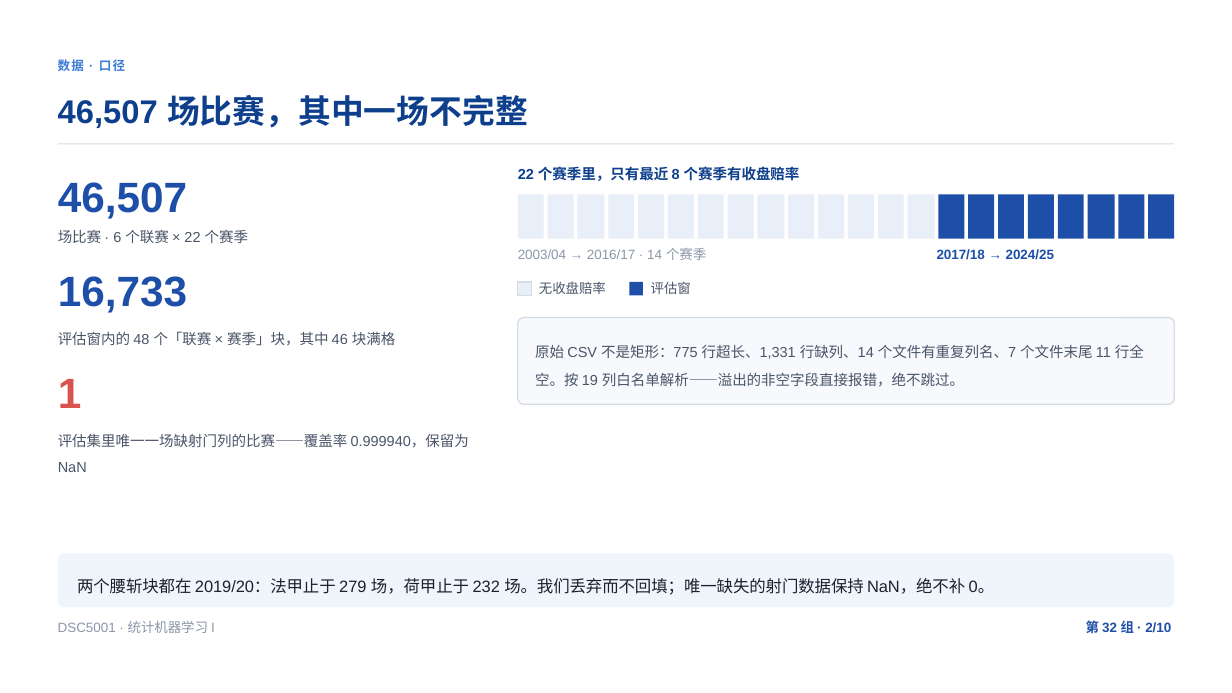
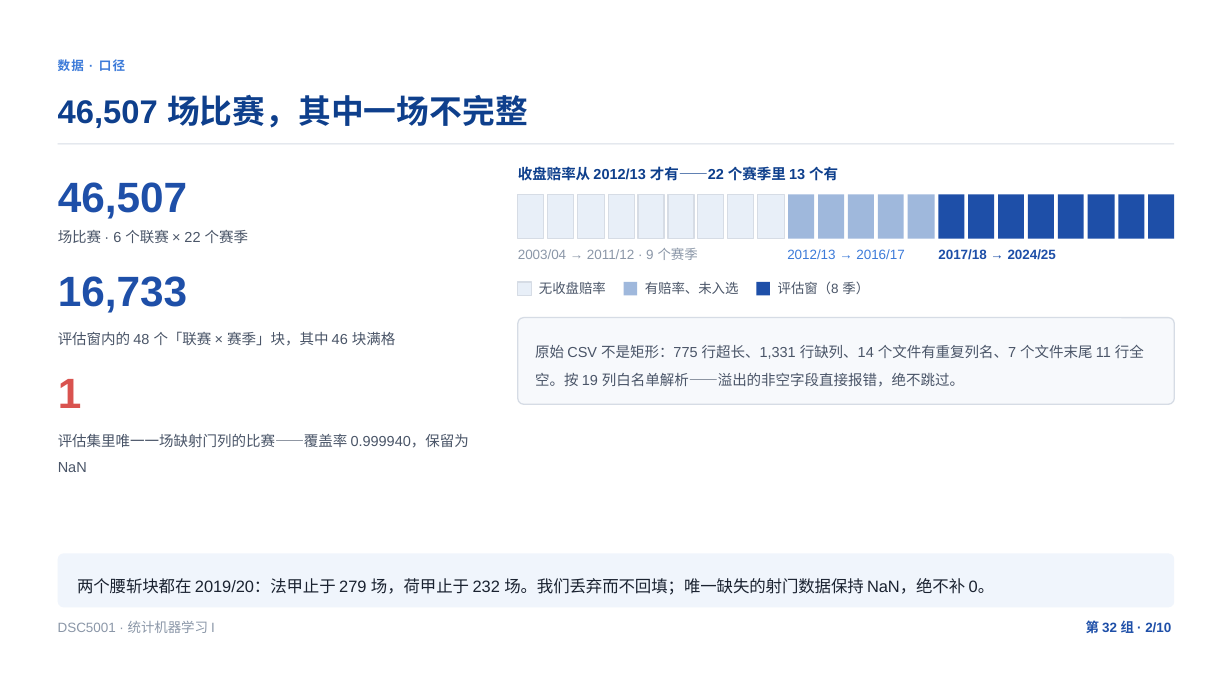
Before and after one commit to XHH-Coco/Football-Calibration, a slide deck: slide 2 of products/slides/Market-Audit/Market-Audit-CN.pptx. Drawn at 1232x693 pixels with LibreOffice and Linux fonts; fonts in the diff are those of the drawing. Boxes give left, top, right and bottom in pixels: in the first picture for what was removed or moved away, otherwise in the second. Text is boxed around its words. In the diff, an @@ line names an element or a change of style, - is before the commit and + after.

Commit message:
英文讲稿（五人五段 · 7:50 · 中英对照）+ 页 2 赔率口径订正
## 讲稿 products/slides/script_en.md

按时间顺序切为五段，一人一段不打断，切点从 9 个降到 4 个：
M1 P1–P2（0:00–1:25）/ M4 P3–P4（1:25–3:10）/ M2 P5–P6（3:10–4:50）
/ M3 P7–P8（4:50–6:25）/ M5 P9–P10（6:25–7:50）。851 词，均速
109 wpm，合计 7:50，留 10 秒余量。

每页英文口播 + 中文翻译逐段对照；附分工变动表（六页易主及理由）、
四个剪辑切点、数字密集段落清单、禁语表、超时处置。

## 页 2 时间轴的事实订正（两版 deck 同改）

原图把「赔率可得性」与「评估窗」画成同一刀：22 季里前 14 季标「无收盘
赔率」。逐季统计 data/raw/ 后确认：PSCH/PSCD/PSCA 三列从 2012/13 才有
（9 季完全缺列），共 13 季有；评估窗只是其中最后 8 季。

时间轴改为 9 灰 / 5 中蓝 / 8 深蓝 三段，标题改「赔率自 2012/13 才有——
13 季有」，图例三分。script.md 段 2 台词同步（原写「评估窗只覆盖后十四
个赛季」，同样是两件事混作一件）。

## 校验

新增第 50 条 script_check()：讲稿里每个小数 / 千分位数字都必须出现在
上屏文本里——口播与屏幕对不上是录像最显眼的失败。位图内部文字（fig04
的区间端点 0.0009 / 0.0099）走显式白名单 FIGURE_ONLY 并注明出处。
负向注入 0.0270 → 0.0271 已验证会红。

m5_report_tables 50 passed / 0 failed；pytest 207 passed；两版 deck
slideCount 10，页 2 lint 无诊断，渲图目视确认三段色阶与三分图例。

```diff
--- a/products/slides/Market-Audit/Market-Audit-CN.pptx
+++ b/products/slides/Market-Audit/Market-Audit-CN.pptx
@@ text at <box>518,166,838,181</box>: text changed @@
-22 个赛季里，只有最近 8 个赛季有收盘赔率
+收盘赔率从 2012/13 才有——22 个赛季里 13 个有
@@ outline none to #D6DCE5 1 pt in 9 elements at <box>518,194,543,238</box>, <box>548,194,574,238</box>, <box>578,194,604,238</box>, <box>608,194,634,238</box>, <box>639,194,665,238</box>, <box>668,194,694,238</box>, <box>698,194,724,238</box>, <box>728,194,754,238</box>, <box>758,194,785,238</box> @@
@@ fill #E8EFF8 to #9FB8DC in 5 elements at <box>788,194,814,238</box>, <box>818,194,844,238</box>, <box>848,194,874,238</box>, <box>878,194,904,238</box>, <box>908,194,934,238</box> @@
@@ text at <box>518,248,698,260</box>: text changed @@
-2003/04 → 2016/17 · 14 个赛季
+2003/04 → 2011/12 · 9 个赛季
@@ text added at <box>787,249,904,259</box>, 10.5 pt, text #3D7BD9 @@
+2012/13 → 2016/17
@@ rectangle added at <box>624,282,638,296</box>, fill #9FB8DC @@
@@ text added at <box>645,281,739,294</box>, 10.5 pt, text #4A5568 @@
+有赔率、未入选
@@ rectangle: place and size @@
-rectangle at <box>629,282,643,296</box>
+rectangle at <box>757,282,771,296</box>
@@ text at <box>778,281,869,294</box>: text changed @@
-评估窗
+评估窗（8 季）
```
Also in this commit, not shown: 8 other files.
